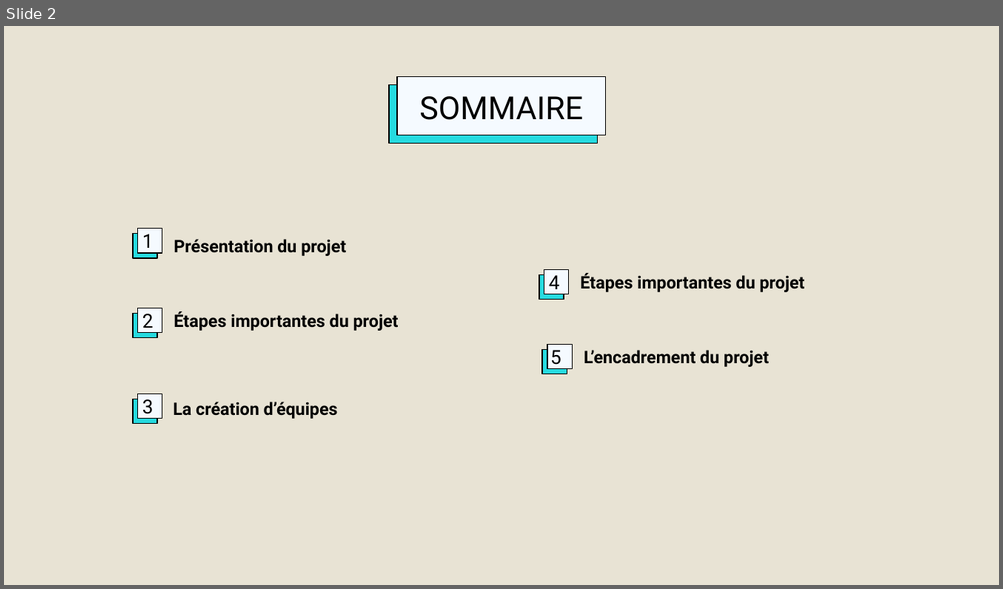
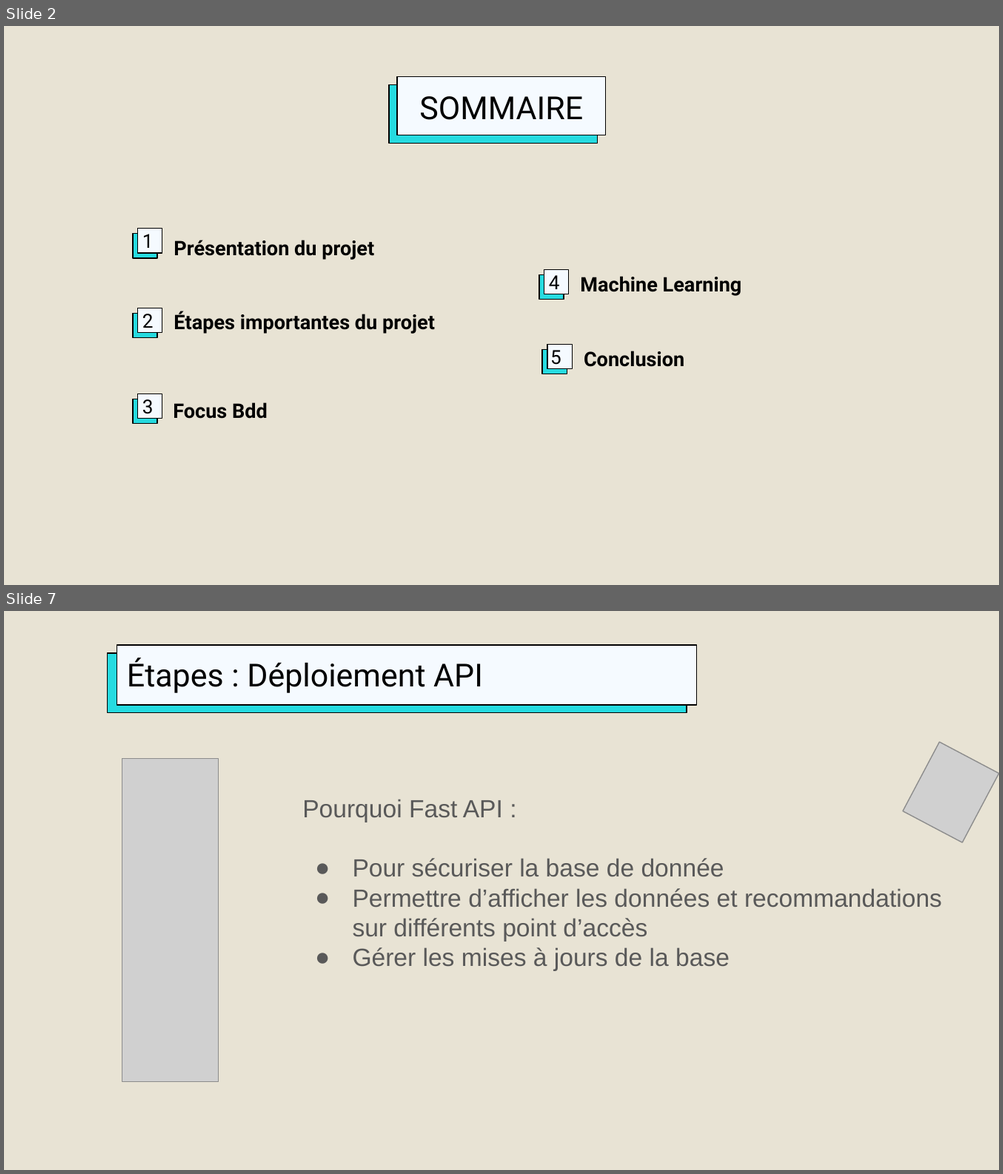
Before and after one commit to DataScientest-Studio/CDE-NOV23-OPA, a slide deck: docs/Projet OPA - CryptoBot avec Binance.odp. Shown one above the other, each under a label of ours: slide 2 before the commit, slides 2 and 7 after it; the slides between them are not shown. The pictures are 1003x589 and 1003x1174 pixels, drawn with LibreOffice and Linux fonts; fonts in the diff are those of the drawing; grey boxes stand for pictures; background and template pictures are left out. Boxes give left, top, right and bottom in pixels: in the first picture for what was removed or moved away, otherwise in the second. Text is boxed around its words. In the diff, an @@ line names an element or a change of style, - is before the commit and + after.

```diff
--- a/docs/Projet OPA - CryptoBot avec Binance.odp
+++ b/docs/Projet OPA - CryptoBot avec Binance.odp
@@ slide 7 added at [4, 611, 999, 1170], background #E8E3D4 @@
@@ rectangle added at [108, 652, 687, 712], fill #26DBE0, outline #000000 0.74 pt @@
@@ title added at [116, 645, 696, 704], fill #F5FAFF, outline #000000 0.74 pt, 23 pt, text #000000 @@
+Étapes : Déploiement API
@@ picture added at [902, 742, 999, 843] @@
@@ picture added at [122, 759, 219, 1082] @@
@@ text added at [302, 799, 942, 971], 18 pt, text #595959 @@
+Pourquoi Fast API :
+● Pour sécuriser la base de donnée
+● Permettre d’afficher les données et recommandations sur différents point d’accès
+● Gérer les mises à jours de la base
@@ slide 2 changed as well @@
@@ text "Présentation du projet" at [173, 240, 374, 260]: size 12.5 to 14.5 pt @@
@@ text at [580, 276, 742, 296]: text changed; size 12.5 to 14.5 pt @@
-Étapes importantes du projet
+Machine Learning
@@ text "Étapes importantes du projet" at [173, 312, 435, 334]: size 12.5 to 14.5 pt @@
@@ text at [583, 351, 684, 367]: text changed; size 12.5 to 14.5 pt @@
-L’encadrement du projet
+Conclusion
@@ text at [173, 403, 267, 419]: text changed; size 12.5 to 14.5 pt @@
-La création d’équipes
+Focus Bdd
```
Also in this commit, not shown: 9 other slides changed, 9 other slides added, 5 slides removed, 4 other files.
